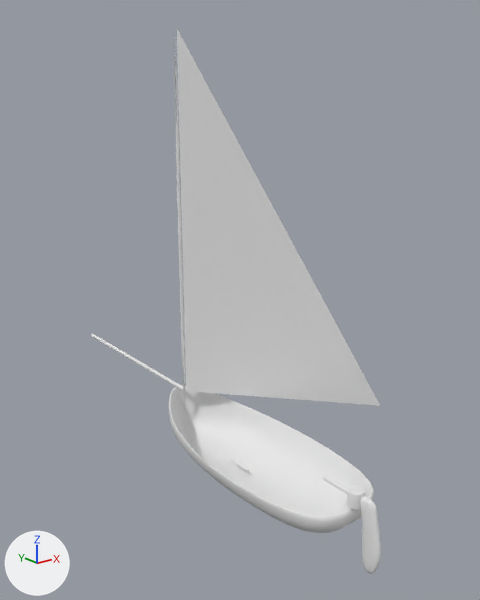
A saved change to the Blender file blender/ship.blend.
One viewpoint serves both versions: a 50 mm camera at (-13.5, -16.4, 13.2) aimed at (1.4, 2.3, 5.7). Lighting does not change. The marker at lower left points along +X, +Y and +Z.

In view in the first picture: 'Handle', 'Rudder', 'Sail', 'Ship'.
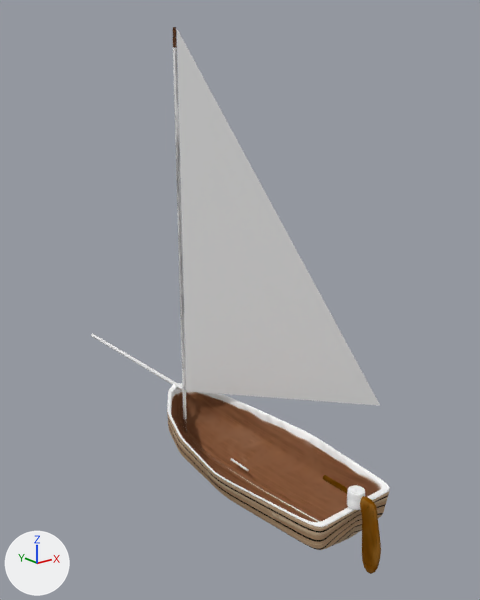
Edits to the scene script, one JSON object a line:
```json
{"op": "add", "block": "img_rudder_png_001", "code": ["img_rudder_png_001 = load_image('Rudder.png.001', '../textures/Rudder.png', 1024, 1024, 'sRGB')"]}
{"op": "add", "block": "img_handle_png", "code": ["img_handle_png = load_image('handle.png', '../textures/handle.png', 1024, 1024, 'sRGB')"]}
{"op": "add", "block": "img_ship_png_001", "code": ["img_ship_png_001 = load_image('ship.png.001', '../textures/ship.png', 1024, 1024, 'sRGB')"]}
{"op": "add", "block": "mat_material_001", "code": ["mat_material_001 = diffuse_material('Material.001')", "mat_material_001.texture = img_rudder_png_001"]}
{"op": "add", "block": "mat_material_002", "code": ["mat_material_002 = diffuse_material('Material.002')", "mat_material_002.texture = img_handle_png"]}
{"op": "add", "block": "mat_material", "code": ["mat_material = diffuse_material('Material')", "mat_material.texture = img_ship_png_001"]}
{"block": "me_plane_001", "where": "me_plane_001.from_pydata(...)  # 54 vertices, 38 faces; spans x -0.01..0.44, y -1.0..1.0, z -0.32..2.33"}
{"block": "me_plane_001", "where": "# used by ob_ship; location = (0.0, -0.22, 1.26); scale = (5.0, 5.0, 6.0)"}
{"block": "me_plane_001", "change": "me_plane_001 part 1: texture (UV) coordinates changed"}
{"op": "add", "block": "me_plane_001", "code": "me_plane_001.materials.append(mat_material)  # picture img_ship_png_001"}
{"block": "me_cylinder", "where": "me_cylinder.from_pydata(...)  # 65 vertices, 124 faces; spans x -1.0..1.0, y -1.0..1.0, z -1.01..1.0"}
{"op": "add", "block": "me_cylinder", "code": "me_cylinder.materials.append(mat_material_002)  # picture img_handle_png"}
{"block": "me_plane_002", "where": "me_plane_002.from_pydata(...)  # 2516 vertices, 2512 faces; spans x -0.27..0.27, y -0.8..0.52, z -0.75..1.81"}
{"op": "add", "block": "me_plane_002", "code": "me_plane_002.materials.append(mat_material_001)  # picture img_rudder_png_001"}
{"block": "ob_ship", "where": "_m = ob_ship.modifiers.new('Subsurf.001', 'SUBSURF')"}
{"op": "remove", "block": "ob_ship", "code": "_m.levels = 0"}
{"op": "add", "block": "ob_ship", "code": "_m.subdivision_type = 'SIMPLE'"}
{"op": "add", "block": "ob_ship", "code": "_m = ob_ship.modifiers.new('Subsurf', 'SUBSURF')"}
```

Changed parts and their boxes (x1, y1, x2, y2) in the pictures (480 x 600 px):
```json
{"object": "Ship", "change": "recoloured, surface changed, modifiers changed", "before": [169, 40, 374, 533], "after": [167, 27, 390, 550], "on screen": "9% wider, 6% taller"}
{"object": "Rudder", "change": "recoloured", "before": [347, 485, 381, 574], "after": [347, 485, 381, 574], "on screen": "grey to brown"}
{"object": "Handle", "change": "recoloured", "before": [323, 475, 348, 494], "after": [323, 475, 348, 494]}
```
